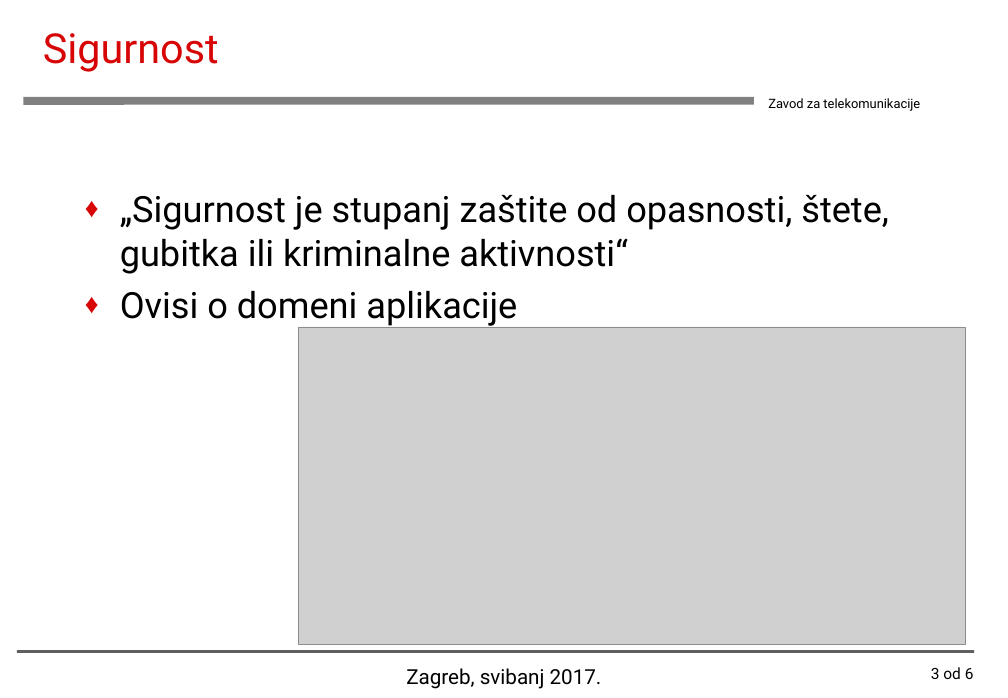
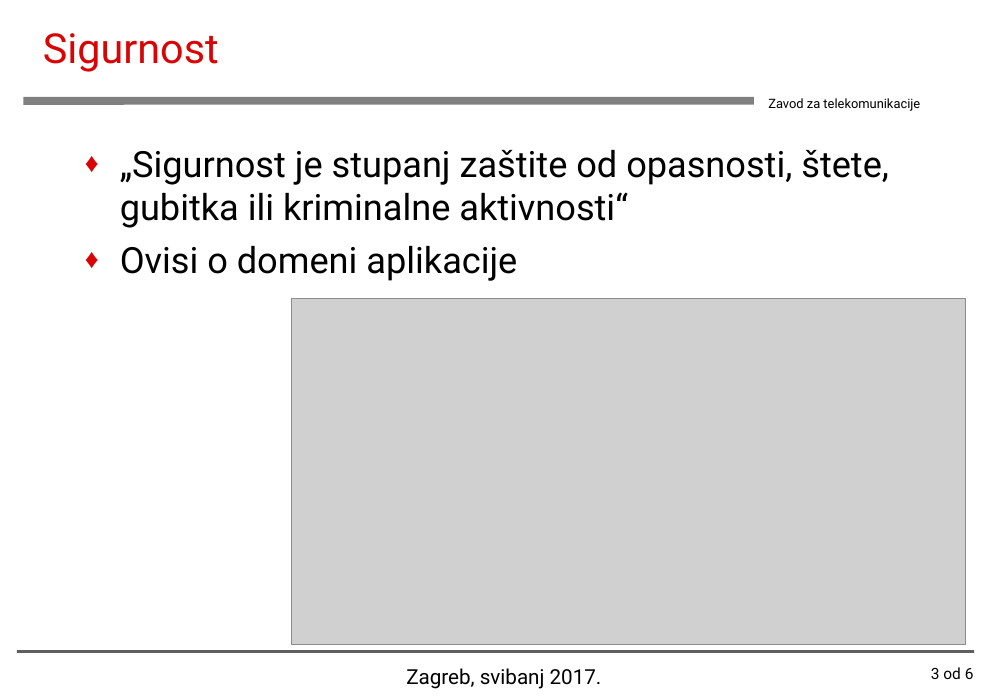
Before and after one commit to MatejVukosav/Security-in-Android-operating-system, a slide deck: slide 3 of Matej_Vukosav_Diplomski_Seminar[2017].ppt. Drawn at 1008x698 pixels with LibreOffice and Linux fonts; fonts in the diff are those of the drawing; grey boxes stand for pictures; background and template pictures are left out. Boxes give left, top, right and bottom in pixels: in the first picture for what was removed or moved away, otherwise in the second. Text is boxed around its words. In the diff, an @@ line names an element or a change of style, - is before the commit and + after.

```diff
--- a/Matej_Vukosav_Diplomski_Seminar[2017].ppt
+++ b/Matej_Vukosav_Diplomski_Seminar[2017].ppt
@@ text "„Sigurnost je stupanj zaštite od ..." moved from (x1=120, y1=195, x2=889, y2=328) to (x1=120, y1=150, x2=889, y2=281) @@
@@ picture resized from (x1=298, y1=326, x2=965, y2=643) to (x1=291, y1=298, x2=964, y2=644) @@
```
Also in this commit, not shown: 5 other slides changed, 4 slides added, 3 other files.
